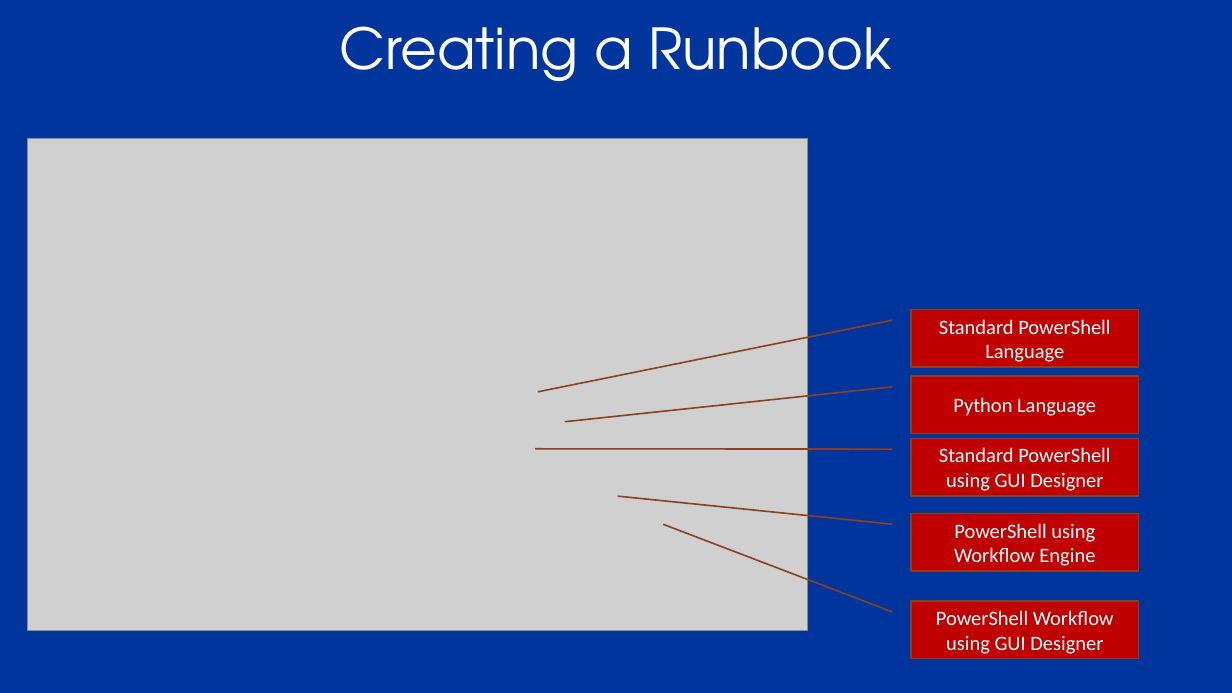
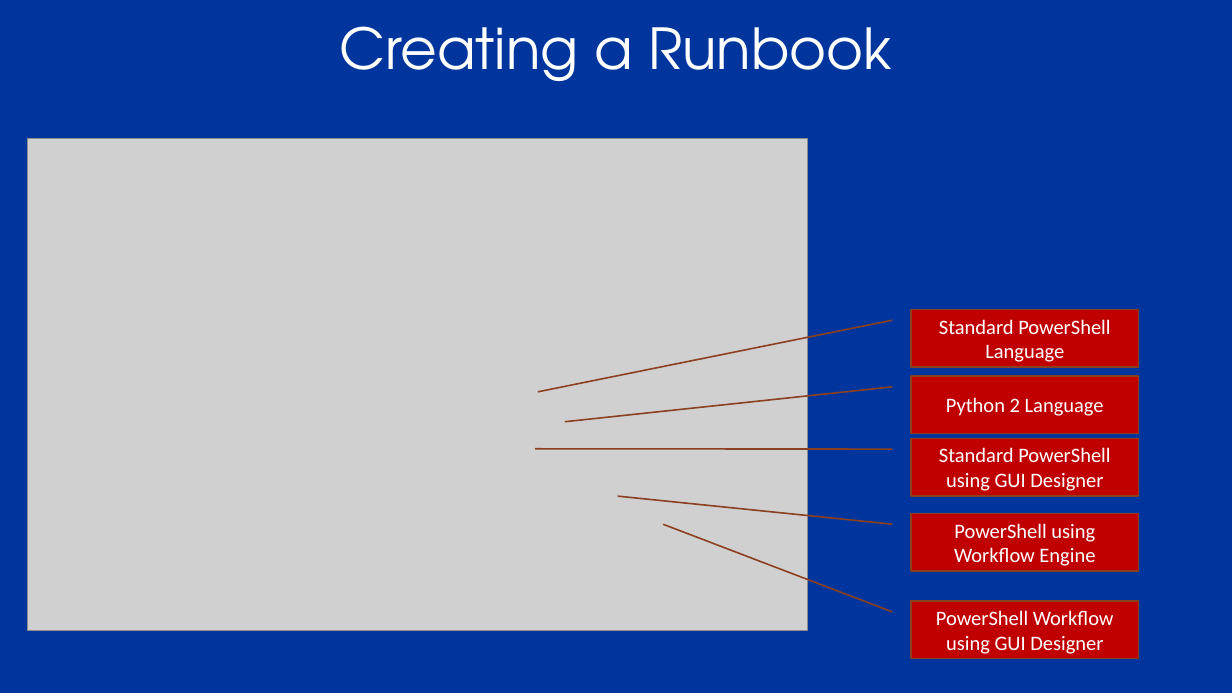
Before and after one commit to bcafferky/shared, a slide deck: slide 32 of FullAutomationWithPowerShell/PowerShellAzureFullAuto.pptx. Drawn at 1232x693 pixels with LibreOffice and Linux fonts; fonts in the diff are those of the drawing; grey boxes stand for pictures. Boxes give left, top, right and bottom in pixels: in the first picture for what was removed or moved away, otherwise in the second. Text is boxed around its words. In the diff, an @@ line names an element or a change of style, - is before the commit and + after.

```diff
--- a/FullAutomationWithPowerShell/PowerShellAzureFullAuto.pptx
+++ b/FullAutomationWithPowerShell/PowerShellAzureFullAuto.pptx
@@ text in border callout at [946,397,1104,416]: text changed @@
-Python Language
+Python 2 Language
```
Also in this commit, not shown: 3 other slides changed, 3 slides added, 1 slide removed, 7 other files.
